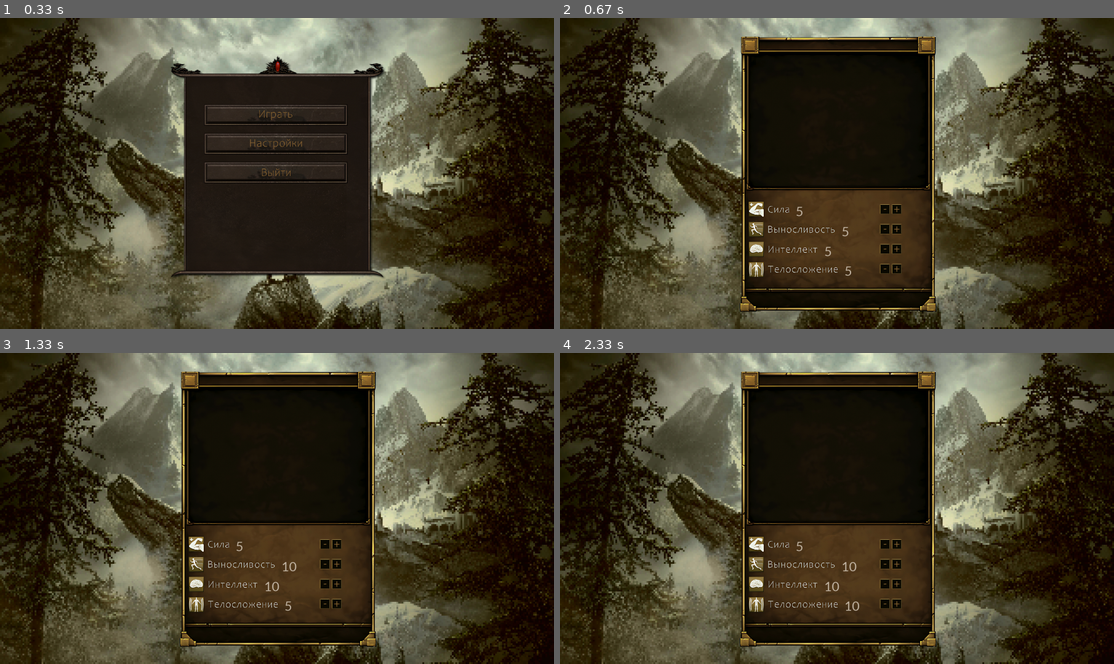
Above: before the commit, frames 1-4 (two rows, left to right).
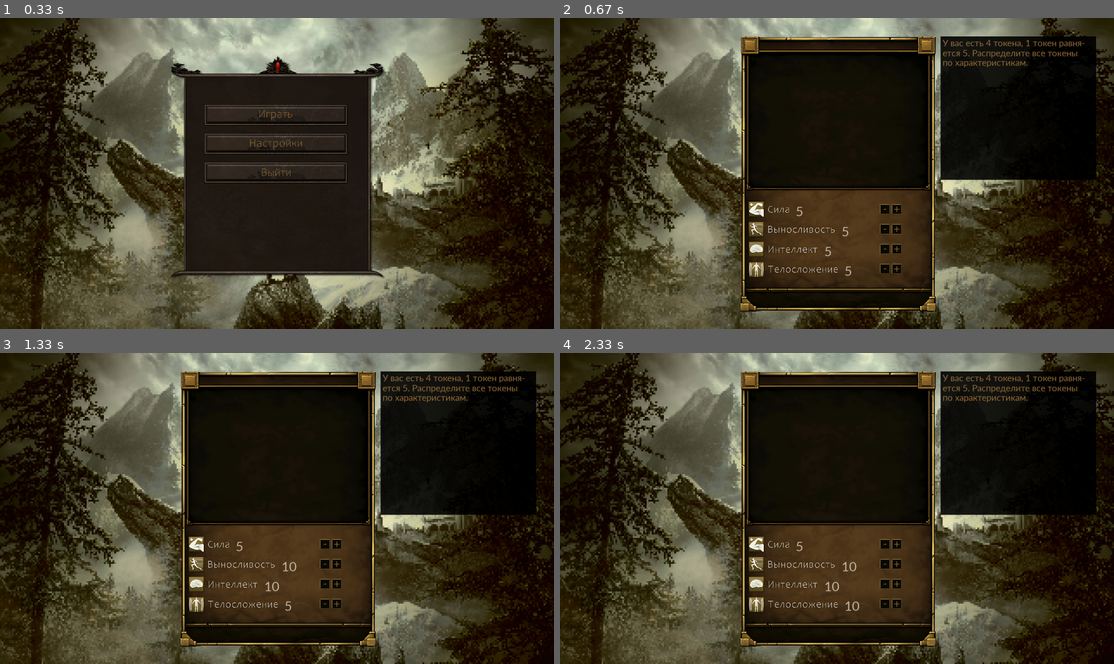
Above: after the commit, the same moments.

Repository: Anglex555/pygame-rpg
Game: pygame game, started from main_menu.py
Same seed, same stepped clock (60 frames per second), same inputs: the game is played once before the commit and once after it.
Inputs (mouse positions are in pixels of both pictures, inside the frame that each line leads up to):
- Up to frame 1 (0.33 s): no input
- Up to frame 2 (0.67 s): press the mouse at (837, 114) at 0.37 s; move the mouse to (748, 179) at 0.47 s; release the mouse at (665, 248) at 0.6 s
- Up to frame 3 (1.33 s): click (337, 564) at 0.77 s; press the mouse at (337, 583) at 1.03 s; move the mouse to (409, 604) at 1.13 s; release the mouse at (487, 626) at 1.27 s
- Up to frame 4 (2.33 s): press the mouse at (897, 542) at 1.4 s; move the mouse to (803, 576) at 1.5 s; release the mouse at (715, 608) at 1.63 s; press the mouse at (886, 542) at 1.73 s; move the mouse to (759, 520) at 1.83 s; release the mouse at (632, 499) at 1.97 s; press the mouse at (897, 604) at 2.07 s; move the mouse to (969, 496) at 2.17 s; release the mouse at (1041, 390) at 2.3 s

Frame 1 is identical in both runs. In frame 2, 11% of the frame differs, in the area x 68-97%, y 5-53%; in frame 3, 11%; in frame 4, 11%.

Commit message:
add hint text to character editor, change options

Diff:
--- a/character_editor.py
+++ b/character_editor.py
@@ -17,6 +17,7 @@
 pressed_alpha = 150
 disabled_alpha = 100
 font_color = (196, 183, 166)
+font_color2 = (146, 107, 56)
 tokens = 20
 token = 5
 font1 = pygame.font.SysFont('candara', 50)
@@ -26,6 +27,14 @@
 img4 = font1.render('5', True, font_color)
 
 characteristics = {'strength': img1, 'endurance': img2, 'iq': img3, 'body_type': img4}
+
+font2 = pygame.font.SysFont('candara', 35)
+hint_text1 = 'У вас есть 4 токена, 1 токен равня-'
+hint_text2 = 'ется 5. Распределите все токены'
+hint_text3 = 'по характеристикам.'
+img_hint_text1 = font2.render(hint_text1, True, font_color2)
+img_hint_text2 = font2.render(hint_text2, True, font_color2)
+img_hint_text3 = font2.render(hint_text3, True, font_color2)
 
 
 def load_image(name, colorkey=None):
@@ -170,6 +179,23 @@
         self.rect.y = height // 18
 
 
+class BlackBackground(pygame.sprite.Sprite):
+    image_black_background = pygame.Surface([719, 664])
+    image_black_background.fill(pygame.Color("black"))
+
+    def __init__(self, width, height, *group):
+        super().__init__(*group)
+        image_width = round(BlackBackground.image_black_background.get_width() / (2560 / width))
+        image_height = round(BlackBackground.image_black_background.get_height() / (2560 / width))
+        self.image = pygame.transform.scale(BlackBackground.image_black_background,
+                                            (image_width, image_height))
+        self.rect = self.image.get_rect()
+        self.rect.x = width // 1.45454545455
+        self.rect.y = height // 16.6153846154
+
+        self.image.set_alpha(225)
+
+
 class PlusButton1(pygame.sprite.Sprite):
     image_plus_button = load_image('pics/plus_button.png')
 
--- a/main_menu.py
+++ b/main_menu.py
@@ -15,6 +15,7 @@
 fps = 100
 running = True
 is_character_editor = False
+is_options = False
 button_sound = pygame.mixer.Sound('sound_effects/button_click_3.mp3')
 button_track_sound = pygame.mixer.Sound('sound_effects/button_tracking_04.mp3')
 main_menu_music = pygame.mixer.Sound('music/main_menu_music.mp3')
@@ -176,8 +177,8 @@
         self.image = pygame.transform.scale(ResolutionButton1.image_definition_button,
                                                               (image_width, image_height))
         self.rect = self.image.get_rect()
-        self.rect.x = width // 1.92
-        self.rect.y = height // 3.9272727273
+        self.rect.x = width // 2.16949152542
+        self.rect.y = height // 3.72413793103
         self.is_mouse_track = False
 
     def update(self, *args):
@@ -213,8 +214,8 @@
         self.image = pygame.transform.scale(ResolutionButton2.image_definition_button,
                                                               (image_width, image_height))
         self.rect = self.image.get_rect()
-        self.rect.x = width // 1.92
-        self.rect.y = height // 2.88
+        self.rect.x = width // 1.81132075472
+        self.rect.y = height // 3.72413793103
         self.is_mouse_track = False
 
     def update(self, *args):
@@ -285,7 +286,7 @@
 
 def init_main_menu():
     global background, menu_back, start_button, exit_button, options_button, \
-        defin_button1, defin_button2, back_button
+        defin_button1, defin_button2, back_button, is_options
     defin_button1.kill()
     defin_button2.kill()
     back_button.kill()
@@ -294,16 +295,25 @@
     start_button = StartButton(all_sprites)
     exit_button = ExitButton(all_sprites)
     options_button = OptionsButton(all_sprites)
+    is_options = False
 
 
 def init_options():
-    global defin_button1, defin_button2, back_button
+    global defin_button1, defin_button2, back_button, img_resolution, is_options
     start_button.kill()
     exit_button.kill()
     options_button.kill()
     defin_button1 = ResolutionButton1(all_sprites)
     defin_button2 = ResolutionButton2(all_sprites)
     back_button = BackButton(all_sprites)
+    is_options = True
+    with open('what_definition.txt', mode='r', encoding='utf-8') as file:
+        if file.read() == '1920':
+            k = 1
+        else:
+            k = 1.4055636896
+        font = pygame.font.SysFont('candara', int(35 // k))
+        img_resolution = font.render('Разрешение:', True, (146, 107, 56))
 
 
 def init_editor():
@@ -321,6 +331,7 @@
     minus_button3 = character_editor.MinusButton3(width, height, all_sprites)
     plus_button4 = character_editor.PlusButton4(width, height, all_sprites)
     minus_button4 = character_editor.MinusButton4(width, height, all_sprites)
+    black_background = character_editor.BlackBackground(width, height, all_sprites)
     is_character_editor = True
 
     with open('what_definition.txt', mode='r', encoding='utf-8') as file:
@@ -329,11 +340,19 @@
         else:
             k = 1.4055636896
         character_editor.font1 = pygame.font.SysFont('candara', int(50 // k))
+        character_editor.font2 = pygame.font.SysFont('candara', int(35 // k))
         character_editor.img1 = character_editor.font1.render('5', True, character_editor.font_color)
         character_editor.img2 = character_editor.font1.render('5', True, character_editor.font_color)
         character_editor.img3 = character_editor.font1.render('5', True, character_editor.font_color)
         character_editor.img4 = character_editor.font1.render('5', True, character_editor.font_color)
-
+        character_editor.img_hint_text = character_editor.font2.render(character_editor.hint_text1,
+                                                                       True, character_editor.font_color2)
+        character_editor.img_hint_text1 = character_editor.font2.render(character_editor.hint_text1,
+                                                                       True, character_editor.font_color2)
+        character_editor.img_hint_text2 = character_editor.font2.render(character_editor.hint_text2,
+                                                                        True, character_editor.font_color2)
+        character_editor.img_hint_text3 = character_editor.font2.render(character_editor.hint_text3,
+                                                                        True, character_editor.font_color2)
     connect = sqlite3.connect('game.db')
     cur = connect.cursor()
 
@@ -349,7 +368,7 @@
 
 defin_button1, defin_button2, back_button, editor_back, plus_button1, minus_button1 = None, None, None, None, None, None
 plus_button2, minus_button2, plus_button3, minus_button3 = None, None, None, None
-plus_button4, minus_button4 = None, None
+plus_button4, minus_button4, black_background, img_resolution = None, None, None, None
 
 all_sprites = pygame.sprite.Group()
 background = Background(all_sprites)
@@ -370,6 +389,20 @@
             screen.blit(character_editor.img2, (width // 1.96721311475, height // 1.51472650771))
             screen.blit(character_editor.img3, (width // 2.09378407852, height // 1.37931034483))
             screen.blit(character_editor.img4, (width // 1.9452887538, height // 1.26909518214))
+            screen.blit(character_editor.img_hint_text1, (width // 1.4479638009, height // 15.8823529412))
+            screen.blit(character_editor.img_hint_text2, (width // 1.4479638009, height // 10.5882352941))
+            screen.blit(character_editor.img_hint_text3, (width // 1.4479638009, height // 7.94117647059))
+        if is_options:
+            with open('what_definition.txt', mode='r', encoding='utf-8') as file:
+                if file.read() == '1920':
+                    k = 1
+                else:
+                    k = 1.4055636896
+                font = pygame.font.SysFont('candara', int(35 // k))
+                img_resolution = font.render('Разрешение:', True, (146, 107, 56))
+            screen.blit(img_resolution, (width // 2.86995515695, height // 3.6))
         pygame.display.update()
         pygame.display.flip()
     clock.tick(fps)
+
+pygame.quit()
